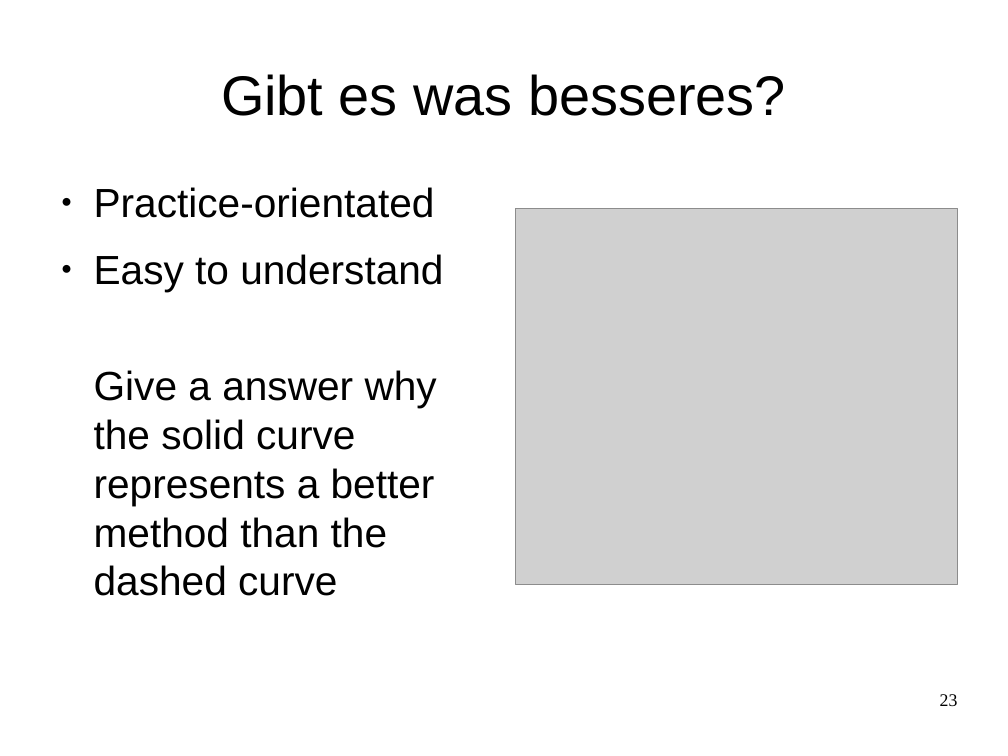
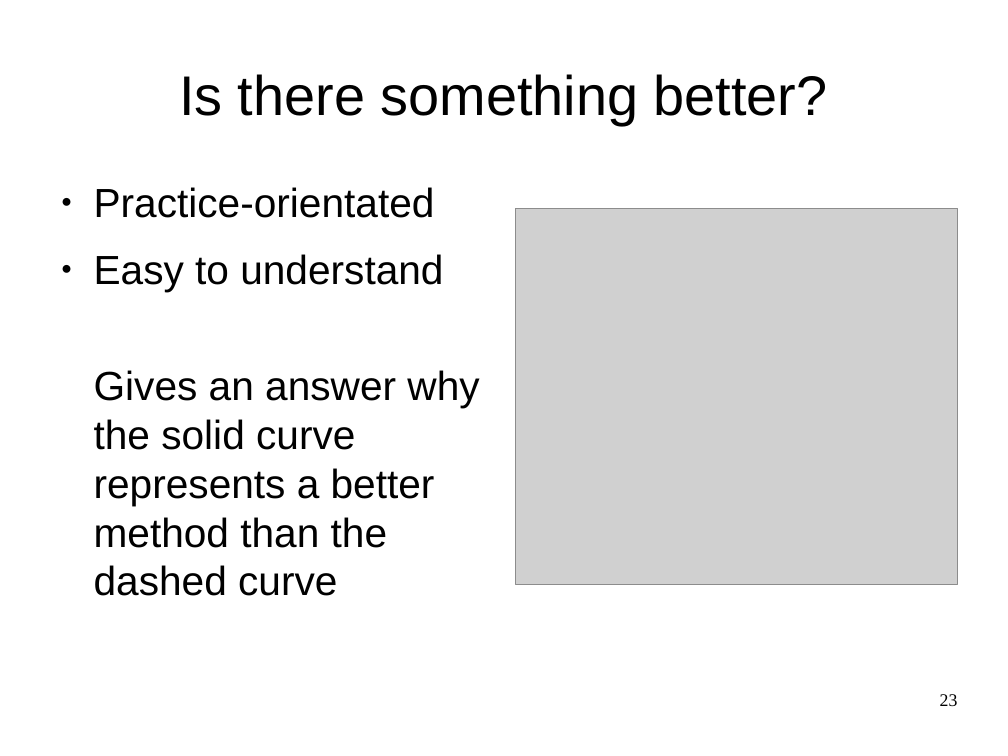
Before and after one commit to AlexWoroschilow/pca, a slide deck: slide 23 of seminar/presentation.odp. Drawn at 1008x756 pixels with LibreOffice and Linux fonts; fonts in the diff are those of the drawing; grey boxes stand for pictures. Boxes give left, top, right and bottom in pixels: in the first picture for what was removed or moved away, otherwise in the second. Text is boxed around its words. In the diff, an @@ line names an element or a change of style, - is before the commit and + after.

```diff
--- a/seminar/presentation.odp
+++ b/seminar/presentation.odp
@@ title at (179,74,828,125): text changed @@
-Gibt es was besseres?
+Is there something better?
@@ text at (94,370,479,596): text changed @@
-Give a answer why the solid curve represents a better method than the dashed curve
+Gives an answer why the solid curve represents a better method than the dashed curve
```
Also in this commit, not shown: 21 other slides changed.
